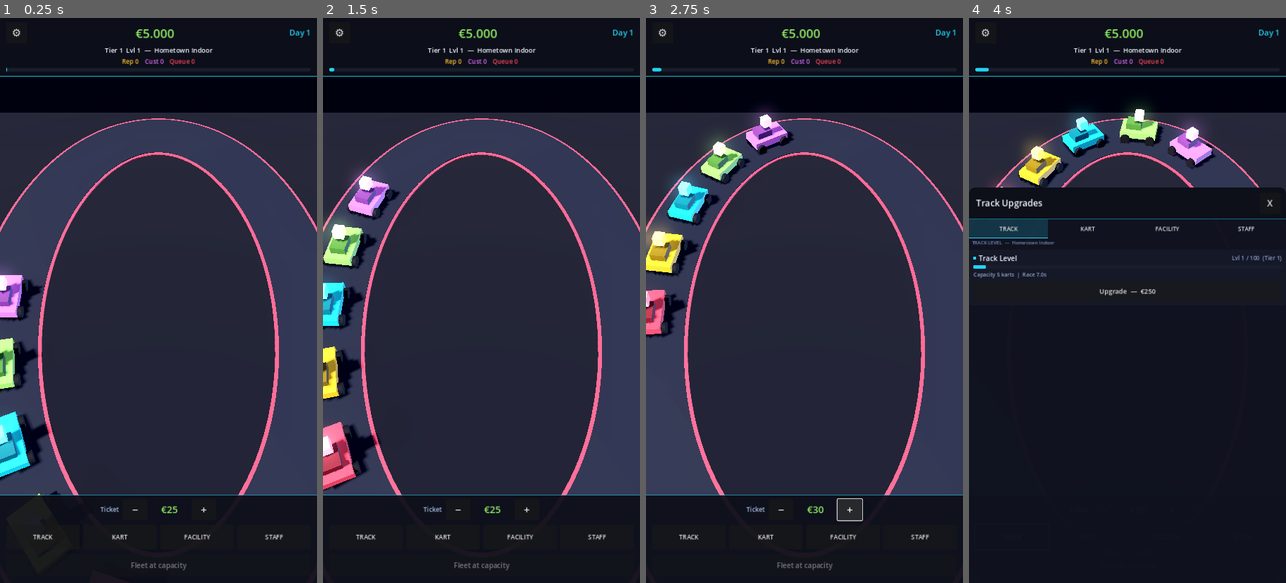
Above: before the commit, frames 1-4 (left to right).
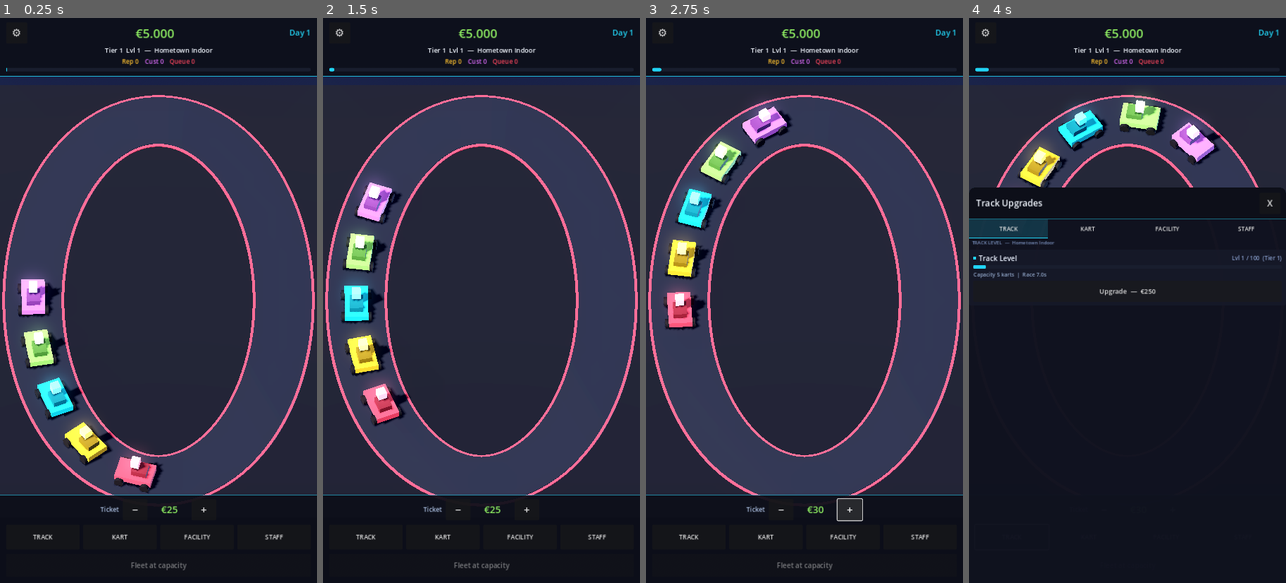
Above: after the commit, the same moments.

Repository: huubvreeker-create/Tycoon
Game: Godot game, scene res://scenes/main.tscn
Two runs of this game, one before a commit and one after it. Both use one fixed random seed, a clock stepped at 60 frames per second and the inputs below.
Inputs:
- Up to frame 1 (0.25 s): no input
- Up to frame 2 (1.5 s): click "⚙" at 0.5 s; click "−" at 1.25 s
- Up to frame 3 (2.75 s): click "+" at 2 s
- Up to frame 4 (4 s): click "TRACK" at 2.75 s; click "KART" at 3.5 s

The runs differ from the first frame. In frame 1, 30% of the frame differs, in the area x 0-100%, y 10-85%; in frame 2, 32%; in frame 3, 33%; in frame 4, 10%.

Commit message:
Switch to orthographic camera + rescue stuck saves
Camera (scripts/camera_controller.gd, scenes/main.tscn):
- Switched Camera3D to orthographic projection. Perspective was
  making the close edge of the oval render huge while the far edge
  shrank to nothing — the classic tycoon top-down look needs a
  parallel projection so the venue stays a clean oval at any zoom.
- _zoom_distance now controls Camera3D.size (vertical world span)
  rather than camera-back distance. Initial size 36 frames the
  tier-1 footprint comfortably.
- Pan now scales by zoom_size / viewport_height so finger-drag
  matches world-units 1:1 at every zoom level.

Save rescue (systems/save_manager.gd):
- _cold_load now detects a broken save (kart_count == 0 AND cash <
  STARTING_CASH) — the unrecoverable state the player landed in
  before the spawn safety net was added — and restores starting
  cash so they can climb out. Track's existing spawn fallback
  refills the fleet to 5 in the same load cycle.

https://claude.ai/code/session_01Sbv8ExRy1Fimm5caf9TfDv

Diff:
--- a/scenes/main.tscn
+++ b/scenes/main.tscn
@@ -58,7 +58,8 @@
 [node name="Pitch" type="Node3D" parent="CameraRig"]
 
 [node name="Camera3D" type="Camera3D" parent="CameraRig/Pitch"]
-fov = 60.0
+projection = 1
+size = 36.0
 near = 0.5
 far = 200.0
 
--- a/scripts/camera_controller.gd
+++ b/scripts/camera_controller.gd
@@ -16,10 +16,12 @@
 
 signal tapped(screen_pos: Vector2)
 
-@export var pan_speed: float = 0.06
-@export var min_zoom: float = 14.0
+@export var pan_speed: float = 0.05
+# `min_zoom` / `max_zoom` are the ORTHOGONAL camera `size` bounds (the
+# vertical world span the camera shows). Pinch grows / shrinks them.
+@export var min_zoom: float = 18.0
 @export var max_zoom: float = 60.0
-@export var initial_zoom: float = 26.0
+@export var initial_zoom: float = 36.0
 @export var pitch_degrees: float = -55.0
 # Yaw the rig so the track's longer X axis runs down the portrait
 # viewport — uses the screen height for the wider track dimension.
@@ -45,6 +47,13 @@
 	_zoom_distance = initial_zoom
 	rotation = Vector3(0, deg_to_rad(yaw_degrees), 0)
 	pitch_node.rotation = Vector3(deg_to_rad(pitch_degrees), 0, 0)
+	# Orthogonal projection — no perspective foreshortening, the
+	# closest and farthest edges of the track render at the same
+	# scale (classic tycoon top-down look).
+	camera.projection = Camera3D.PROJECTION_ORTHOGONAL
+	# Sit the camera reasonably far back so its near/far frustum
+	# comfortably encloses the venue at every zoom level.
+	camera.position = Vector3(0, 0, 60.0)
 	_apply_zoom()
 
 
@@ -96,9 +105,13 @@
 # ---------------------------------------------------------------------------
 func _pan_with_relative(relative: Vector2) -> void:
 	# Drag-to-pan: dragging finger right moves world right (under finger).
-	var local := Vector3(-relative.x, 0, -relative.y) * pan_speed
-	# Scale pan with zoom so the world tracks the finger consistently.
-	local *= (_zoom_distance / initial_zoom)
+	# In orthogonal mode pan should match world-units-per-pixel exactly,
+	# so scale by zoom-size / viewport-height.
+	var vp_height: float = float(get_viewport().get_visible_rect().size.y)
+	if vp_height <= 0.0:
+		vp_height = 1280.0
+	var px_to_world: float = _zoom_distance / vp_height
+	var local := Vector3(-relative.x, 0, -relative.y) * px_to_world
 	var world_offset := global_transform.basis * local
 	var new_pos := position + Vector3(world_offset.x, 0, world_offset.z)
 	new_pos.x = clamp(new_pos.x, -pan_bounds, pan_bounds)
@@ -134,4 +147,5 @@
 
 
 func _apply_zoom() -> void:
-	camera.position = Vector3(0, 0, _zoom_distance)
+	# In orthogonal mode `size` is the visible vertical world span.
+	camera.size = _zoom_distance
--- a/systems/save_manager.gd
+++ b/systems/save_manager.gd
@@ -225,6 +225,15 @@
 		return
 	var data: Dictionary = parsed
 	_deserialize(data)
+	# Rescue: a save with no karts and negative cash is a stuck state
+	# (the venue can't earn, expenses keep accruing). Reset the player's
+	# cash to the starting bankroll so they can climb out — Track's own
+	# spawn safety net will refill the fleet.
+	var saved_kart_count: int = int((data.get("track", {}) as Dictionary).get("kart_count", 0))
+	if saved_kart_count <= 0 and EconomyManager.cash < EconomyManager.STARTING_CASH:
+		EconomyManager.cash = EconomyManager.STARTING_CASH
+		EventBus.cash_changed.emit(EconomyManager.cash)
+		print("[SaveManager] Detected broken save (0 karts, low cash) — restored starting cash.")
 	# Compute offline progress against the SAVED snapshot (the live Track
 	# isn't in the scene yet — its _ready runs after this autoload).
 	if data.has("save_timestamp") and data.has("track"):
